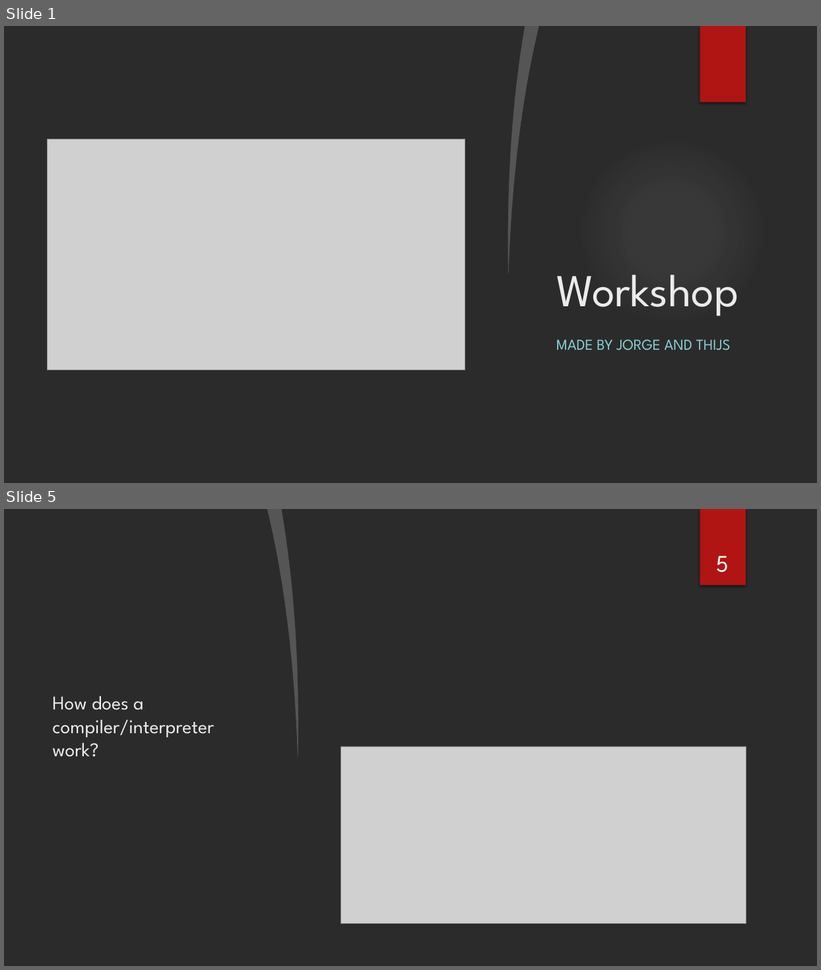
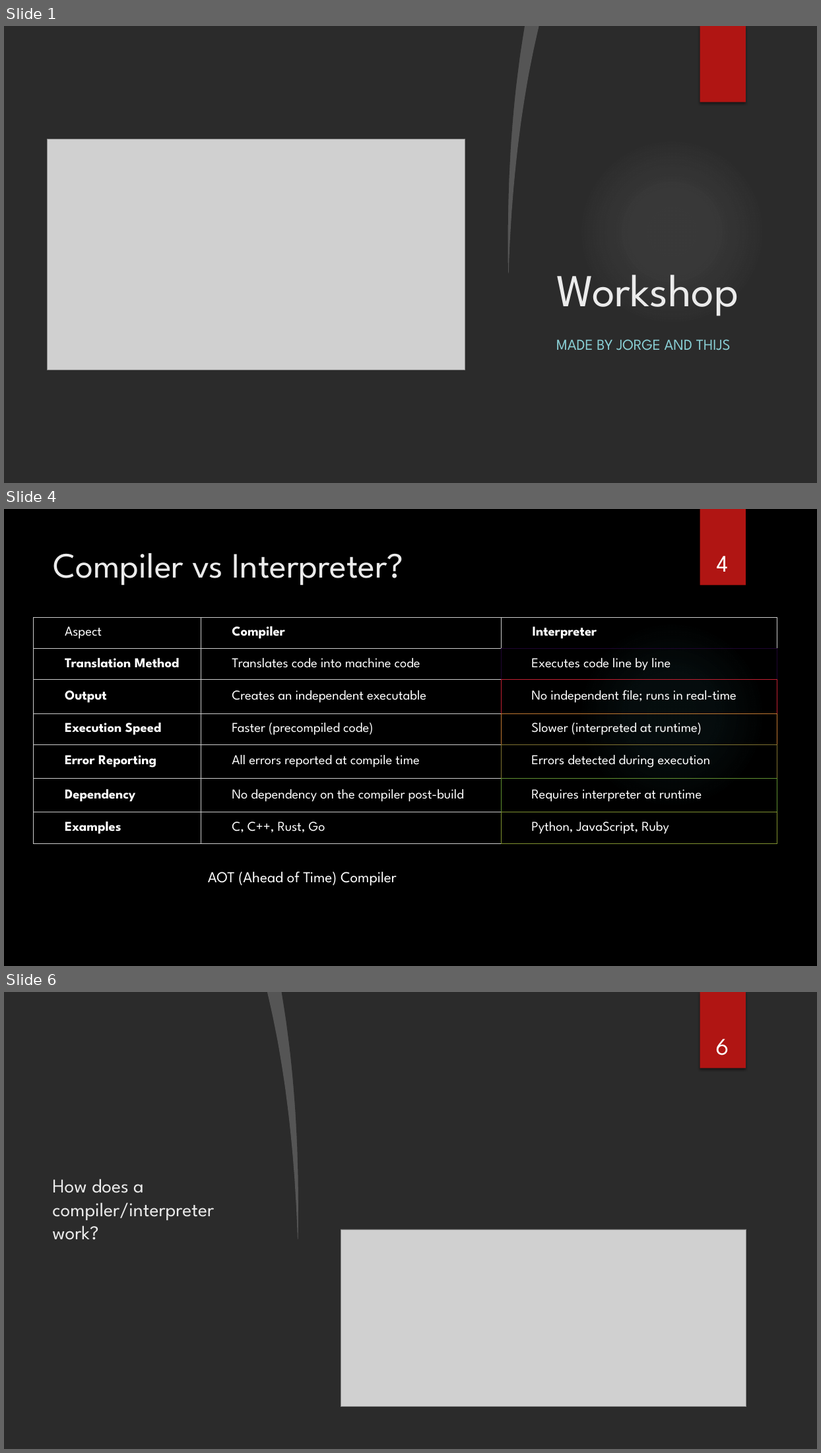
Before and after one commit to sebivenlo/esd-2024-jit-compiler, a slide deck: documents/presentation/presentation jit compiler.pptx. Shown one above the other, each under a label of ours: slides 1 and 5 before the commit, slides 1, 4 and 6 after it; the slides between them are not shown. The pictures are 821x970 and 821x1453 pixels, drawn with LibreOffice and Linux fonts; fonts in the diff are those of the drawing; grey boxes stand for pictures; background and template pictures are left out; a plain dark background stands for a picture behind light text. Boxes give left, top, right and bottom in pixels: in the first picture for what was removed or moved away, otherwise in the second. Text is boxed around its words. In the diff, an @@ line names an element or a change of style, - is before the commit and + after.

```diff
--- a/documents/presentation/presentation jit compiler.pptx
+++ b/documents/presentation/presentation jit compiler.pptx
@@ slide 4 added at (4,509,817,966), background picture (left out) @@
@@ rectangle added at (700,509,746,586), fill #B01513 @@
@@ title added at (54,553,404,586), 42 pt, text #EBEBEB @@
+Compiler vs Interpreter?
@@ page number added at (717,556,729,572), 28 pt, text #FFFFFF @@
+4
@@ table added at (33,617,778,844), 7 rows, 3 columns @@
+Aspect | Compiler | Interpreter
+Translation Method | Translates code into machine code | Executes code line by line
+Output | Creates an independent executable | No independent file; runs in real-time
+Execution Speed | Faster (precompiled code) | Slower (interpreted at runtime)
+Error Reporting | All errors reported at compile time | Errors detected during execution
+Dependency | No dependency on the compiler post-build | Requires interpreter at runtime
+Examples | C, C++, Rust, Go | Python, JavaScript, Ruby
@@ ellipse added at (578,621,766,809), fill gradient #50B9C1 @@
@@ text added at (208,872,397,886), 18 pt, text #FFFFFF @@
+AOT (Ahead of Time) Compiler
@@ what was slide 5 is now slide 6 @@
@@ page number at (716,1039,729,1055): text changed @@
-5
+6
```
Also in this commit, not shown: 2 slides changed, 3 other slides added, 2 slides removed.
